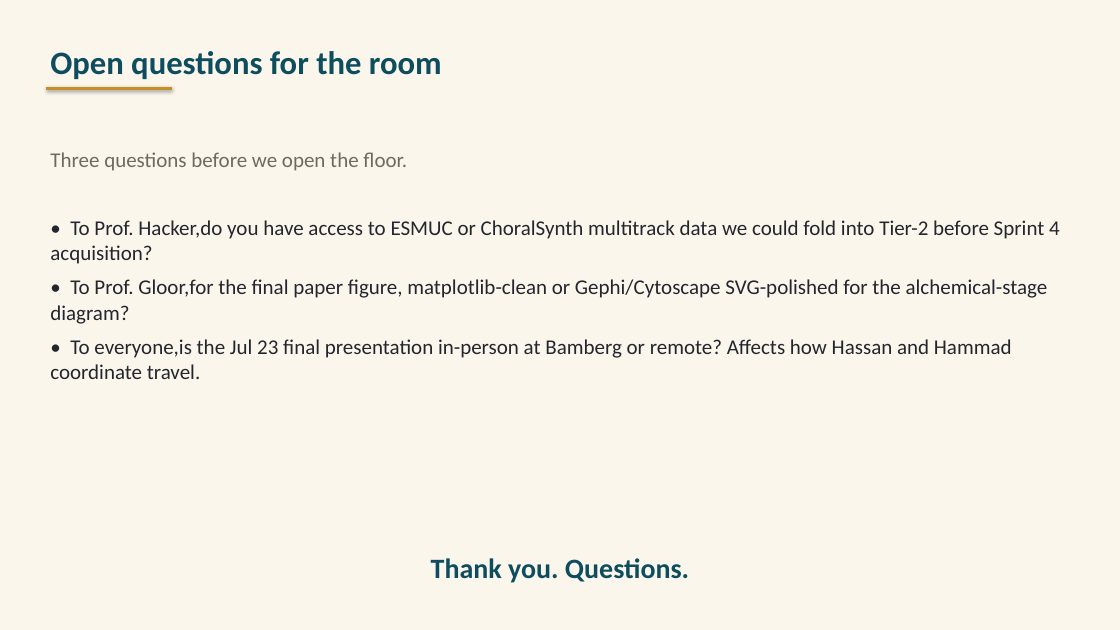
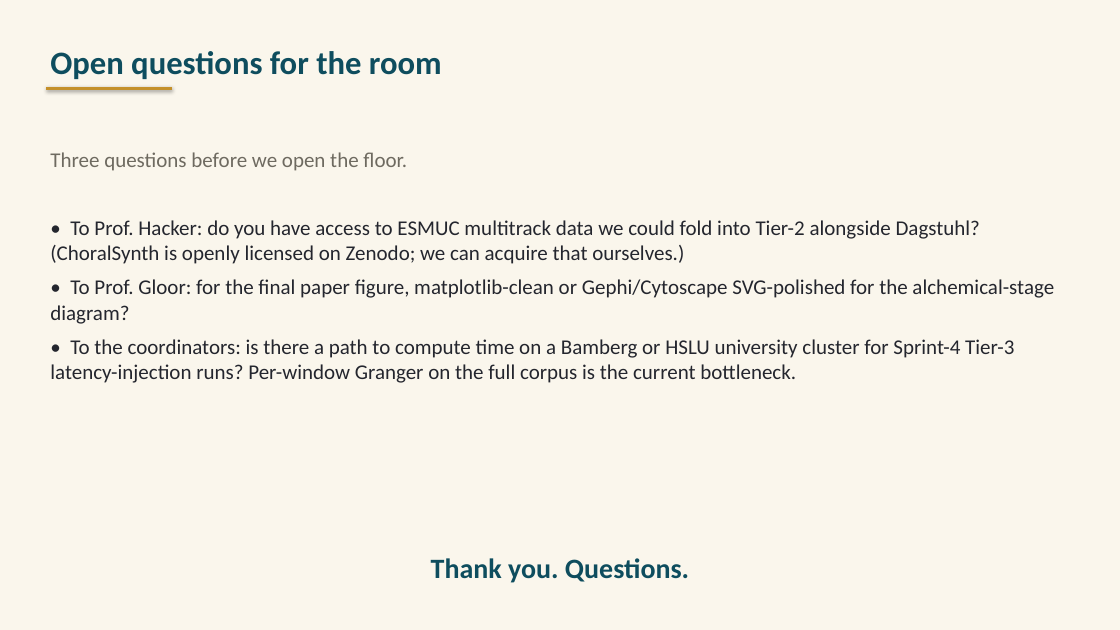
Before and after one commit to Zuraiz270/networked-choir-entanglement, a slide deck: slide 10 of output/jun11_status_meeting_iv.pptx. Drawn at 1120x630 pixels with LibreOffice and Linux fonts; fonts in the diff are those of the drawing. Boxes give left, top, right and bottom in pixels: in the first picture for what was removed or moved away, otherwise in the second. Text is boxed around its words. In the diff, an @@ line names an element or a change of style, - is before the commit and + after.

```diff
--- a/output/jun11_status_meeting_iv.pptx
+++ b/output/jun11_status_meeting_iv.pptx
@@ text at (50, 220, 1054, 383): text changed @@
-• To Prof. Hacker,do you have access to ESMUC or ChoralSynth multitrack data we could fold into Tier-2 before Sprint 4 acquisition?
-• To Prof. Gloor,for the final paper figure, matplotlib-clean or Gephi/Cytoscape SVG-polished for the alchemical-stage diagram?
-• To everyone,is the Jul 23 final presentation in-person at Bamberg or remote? Affects how Hassan and Hammad coordinate travel.
+• To Prof. Hacker: do you have access to ESMUC multitrack data we could fold into Tier-2 alongside Dagstuhl? (ChoralSynth is openly licensed on Zenodo; we can acquire that ourselves.)
+• To Prof. Gloor: for the final paper figure, matplotlib-clean or Gephi/Cytoscape SVG-polished for the alchemical-stage diagram?
+• To the coordinators: is there a path to compute time on a Bamberg or HSLU university cluster for Sprint-4 Tier-3 latency-injection runs? Per-window Granger on the full corpus is the current bottleneck.
```
Also in this commit, not shown: 7 other slides changed, 4 other files.
